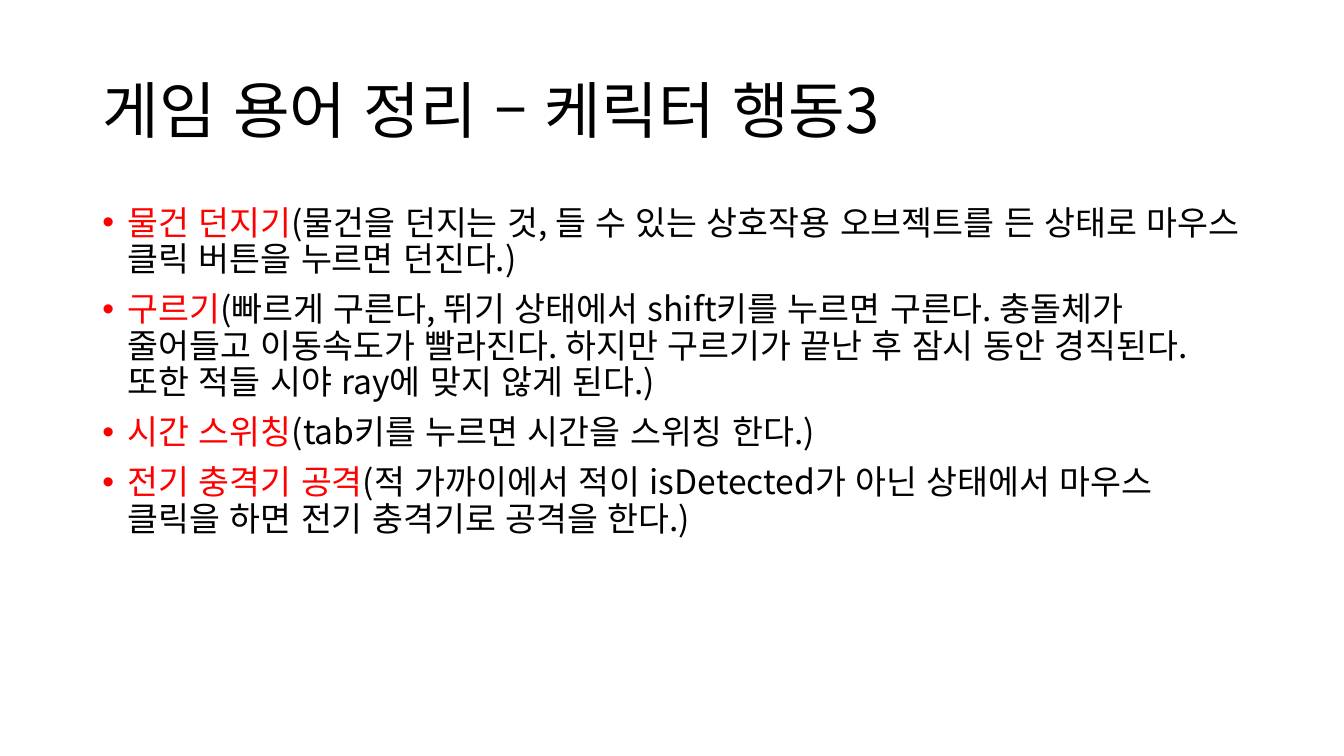
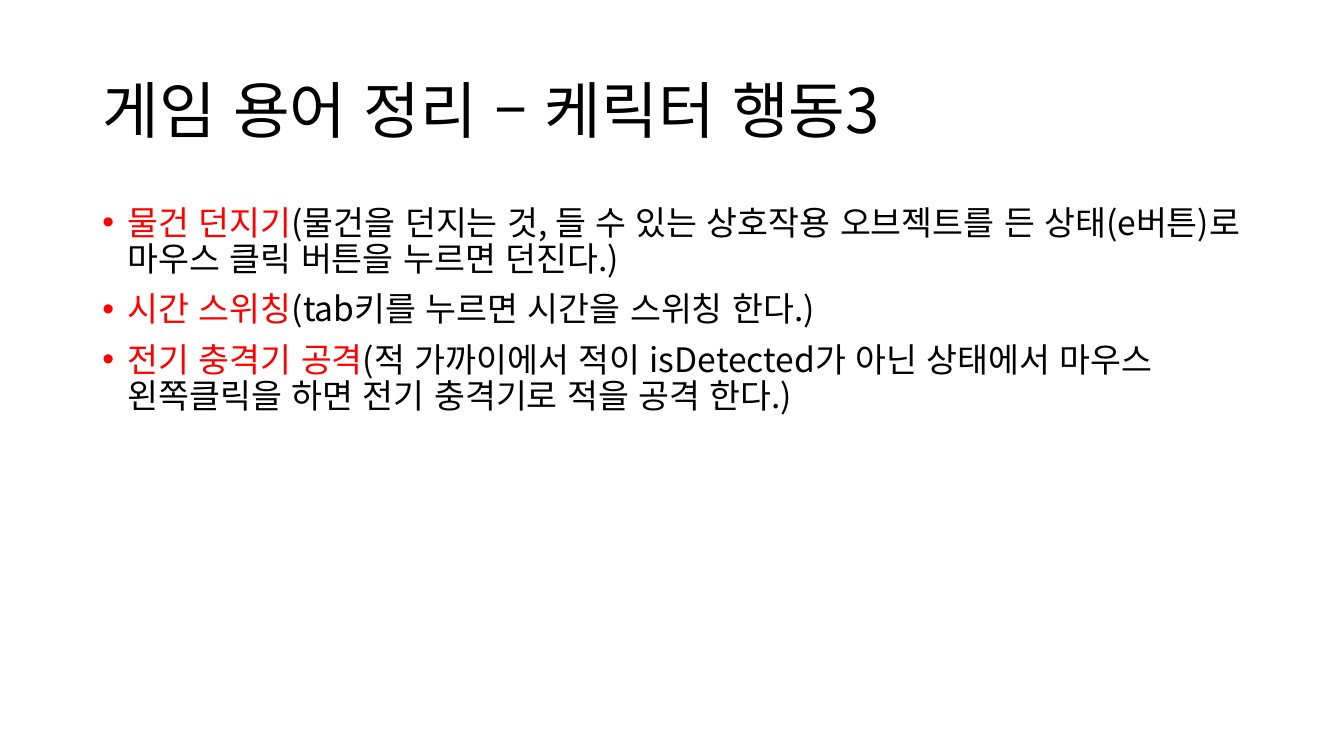
Before and after one commit to JSungMin/MomentFlow05, a slide deck: slide 13 of Documents/기획/시스템기획/게임플레이기획_시스템.pptx. Drawn at 1344x756 pixels with LibreOffice and Linux fonts; fonts in the diff are those of the drawing. Boxes give left, top, right and bottom in pixels: in the first picture for what was removed or moved away, otherwise in the second. Text is boxed around its words. In the diff, an @@ line names an element or a change of style, - is before the commit and + after.

```diff
--- a/Documents/기획/시스템기획/게임플레이기획_시스템.pptx
+++ b/Documents/기획/시스템기획/게임플레이기획_시스템.pptx
@@ text at box(128, 207, 1240, 278): text changed @@
-• 물건 던지기(물건을 던지는 것, 들 수 있는 상호작용 오브젝트를 든 상태로 마우스 클릭 버튼을 누르면 던진다.)
-• 구르기(빠르게 구른다, 뛰기 상태에서 shift키를 누르면 구른다. 충돌체가 줄어들고 이동속도가 빨라진다. 하지만 구르기가 끝난 후 잠시 동안 경직된다. 또한 적들 시야 ray에 맞지 않게 된다.)
+• 물건 던지기(물건을 던지는 것, 들 수 있는 상호작용 오브젝트를 든 상태(e버튼)로 마우스 클릭 버튼을 누르면 던진다.)
@@ text at box(128, 344, 1153, 415): text changed @@
-• 전기 충격기 공격(적 가까이에서 적이 isDetected가 아닌 상태에서 마우스 클릭을 하면 전기 충격기로 공격을 한다.)
+• 전기 충격기 공격(적 가까이에서 적이 isDetected가 아닌 상태에서 마우스 왼쪽클릭을 하면 전기 충격기로 적을 공격 한다.)
```
Also in this commit, not shown: 2 other slides changed, 15 other files.
